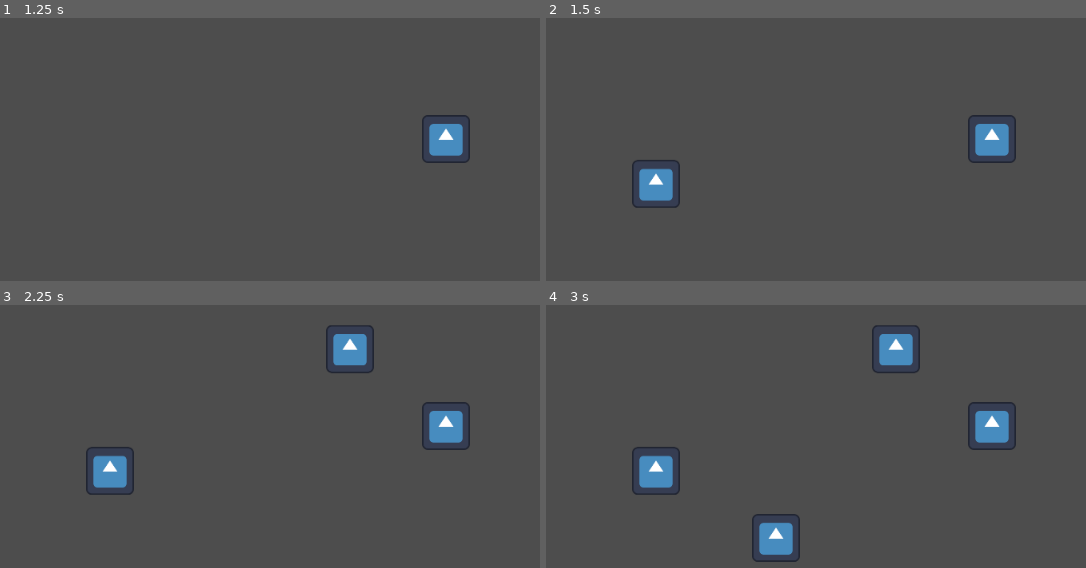
Above: before the commit, frames 1-4 (two rows, left to right).
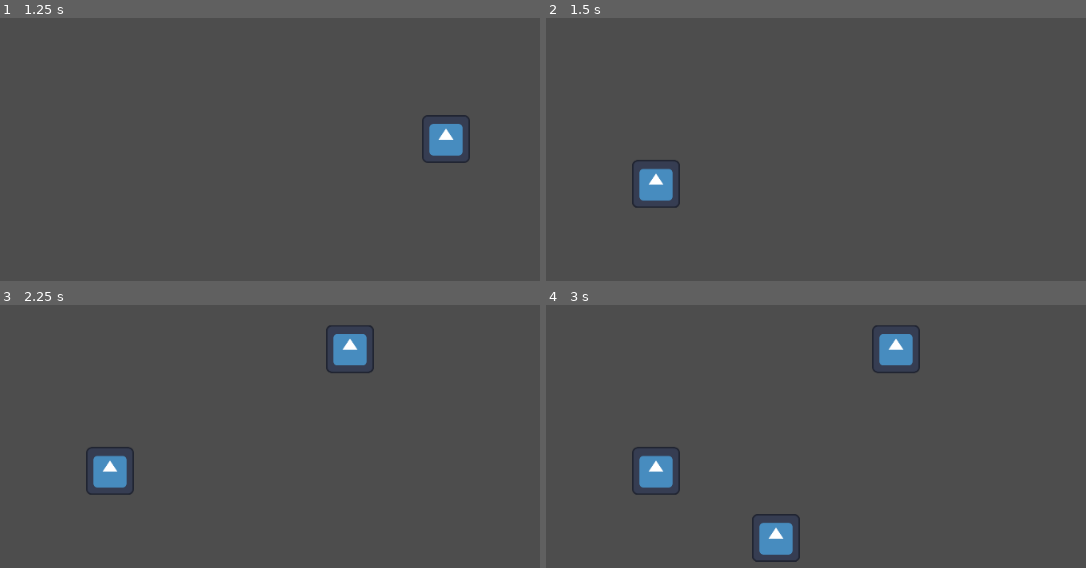
Above: after the commit, the same moments.

Repository: SpicyTime/BlastForge
Game: Godot game, scene res://main/main.tscn
Two runs of this game, one before a commit and one after it. Both use one fixed random seed, a clock stepped at 60 frames per second and the inputs below. The engine's default icon, where the game draws it, is replaced by a stand-in: a white triangle on a blue panel in a dark square.
Inputs (mouse positions are in pixels of both pictures, inside the frame that each line leads up to):
- Up to frame 1 (1.25 s): tap Enter at 0.5 s; move the mouse to (448, 138) at 0.52 s; click (448, 138) at 0.6 s
- Up to frame 2 (1.5 s): tap Space at 1.25 s; move the mouse to (654, 183) at 1.27 s; click (654, 183) at 1.35 s
- Up to frame 3 (2.25 s): tap Enter at 2 s; move the mouse to (351, 349) at 2.02 s; click (351, 349) at 2.1 s
- Up to frame 4 (3 s): tap Space at 2.75 s; move the mouse to (778, 539) at 2.77 s; click (778, 539) at 2.85 s

Frame 1 is identical in both runs. In frame 2, 1.0% of the frame differs, in the area x 78-88%, y 36-56%; in frame 3, 1.0%; in frame 4, 1.0%.
Error after the commit: Invalid call. Nonexistent function 'handle_placed' in base 'Node2D (Explosive)'. (res://game/world.gd:29)

Commit message:
Created the Hitbox, Hurtbox, and Health components

Diff:
--- a/game/world.gd
+++ b/game/world.gd
@@ -26,5 +26,6 @@
 
 
 func place_explosive() -> void:
+	held_explosive.handle_placed()
 	# This effectively "places" the bomb by not resetting its position to the mouse
 	held_explosive = null
--- /dev/null
+++ b/health_system/health.gd
@@ -0,0 +1,16 @@
+class_name Health
+extends Node
+@export var health: int = 10 : set = set_health
+@export var max_health: int = 10 : set = set_max_health
+
+func set_health(value: int) -> void:
+	health = clampi(value, 0, 10000)
+
+	SignalManager.health_changed.emit(abs(health - value))
+	if health == 0:
+		SignalManager.health_depleted.emit()
+
+
+func set_max_health(value: int) -> void:
+	max_health = clampi(value, 0, 10000)
+	SignalManager.max_health_changed.emit(abs(max_health - value))
--- /dev/null
+++ b/health_system/health.tscn
@@ -0,0 +1,6 @@
+[gd_scene load_steps=2 format=3 uid="uid://brnu6glgscprm"]
+
+[ext_resource type="Script" uid="uid://dyakc7t63f14m" path="res://health_system/health.gd" id="1_3yurg"]
+
+[node name="Health" type="Node"]
+script = ExtResource("1_3yurg")
--- /dev/null
+++ b/health_system/hitbox.gd
@@ -0,0 +1,3 @@
+class_name Hitbox
+extends Area2D
+@export var damage: int = 5
--- /dev/null
+++ b/health_system/hitbox.tscn
@@ -0,0 +1,6 @@
+[gd_scene load_steps=2 format=3 uid="uid://dgtb8vq48acyh"]
+
+[ext_resource type="Script" uid="uid://dosi0e37kvhgu" path="res://health_system/hitbox.gd" id="1_u3o0h"]
+
+[node name="Hitbox" type="Area2D"]
+script = ExtResource("1_u3o0h")
--- /dev/null
+++ b/health_system/hurtbox.gd
@@ -0,0 +1,9 @@
+class_name Hurtbox
+extends Area2D
+@export var health_node: Health = null
+
+func _on_area_entered(area: Area2D) -> void:
+	if area is Hitbox:
+		var hitbox: Hitbox = area as Hitbox
+		health_node.set_health(hitbox.damage)
+		SignalManager.damage_taken.emit(hitbox.damage)
--- /dev/null
+++ b/health_system/hurtbox.tscn
@@ -0,0 +1,8 @@
+[gd_scene load_steps=2 format=3 uid="uid://bcjrft2uixwu1"]
+
+[ext_resource type="Script" uid="uid://btxrrs02owvs1" path="res://health_system/hurtbox.gd" id="1_04ti6"]
+
+[node name="Hurtbox" type="Area2D"]
+script = ExtResource("1_04ti6")
+
+[connection signal="area_entered" from="." to="." method="_on_area_entered"]
--- a/main/autoloads/signal_manager.gd
+++ b/main/autoloads/signal_manager.gd
@@ -1 +1,7 @@
 extends Node
+# Health System
+
+signal health_changed(diff: int) # The difference can be used for further calculations
+signal max_health_changed(diff: int) # The difference can be used for further calculations
+signal health_depleted
+signal damage_taken(value: int)
--- a/project.godot
+++ b/project.godot
@@ -22,6 +22,10 @@
 Enums="*res://main/autoloads/enums.gd"
 SaveSystem="*res://main/autoloads/save_system.gd"
 
+[debug]
+
+gdscript/warnings/unused_signal=0
+
 [display]
 
 window/size/viewport_width=640
